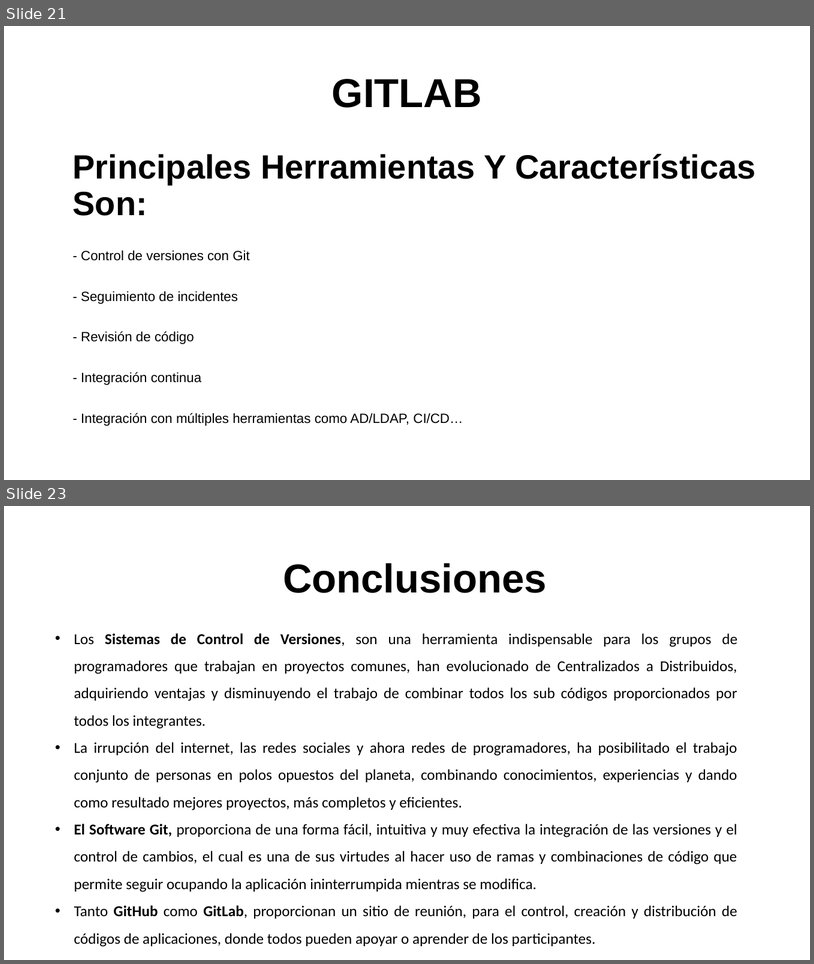
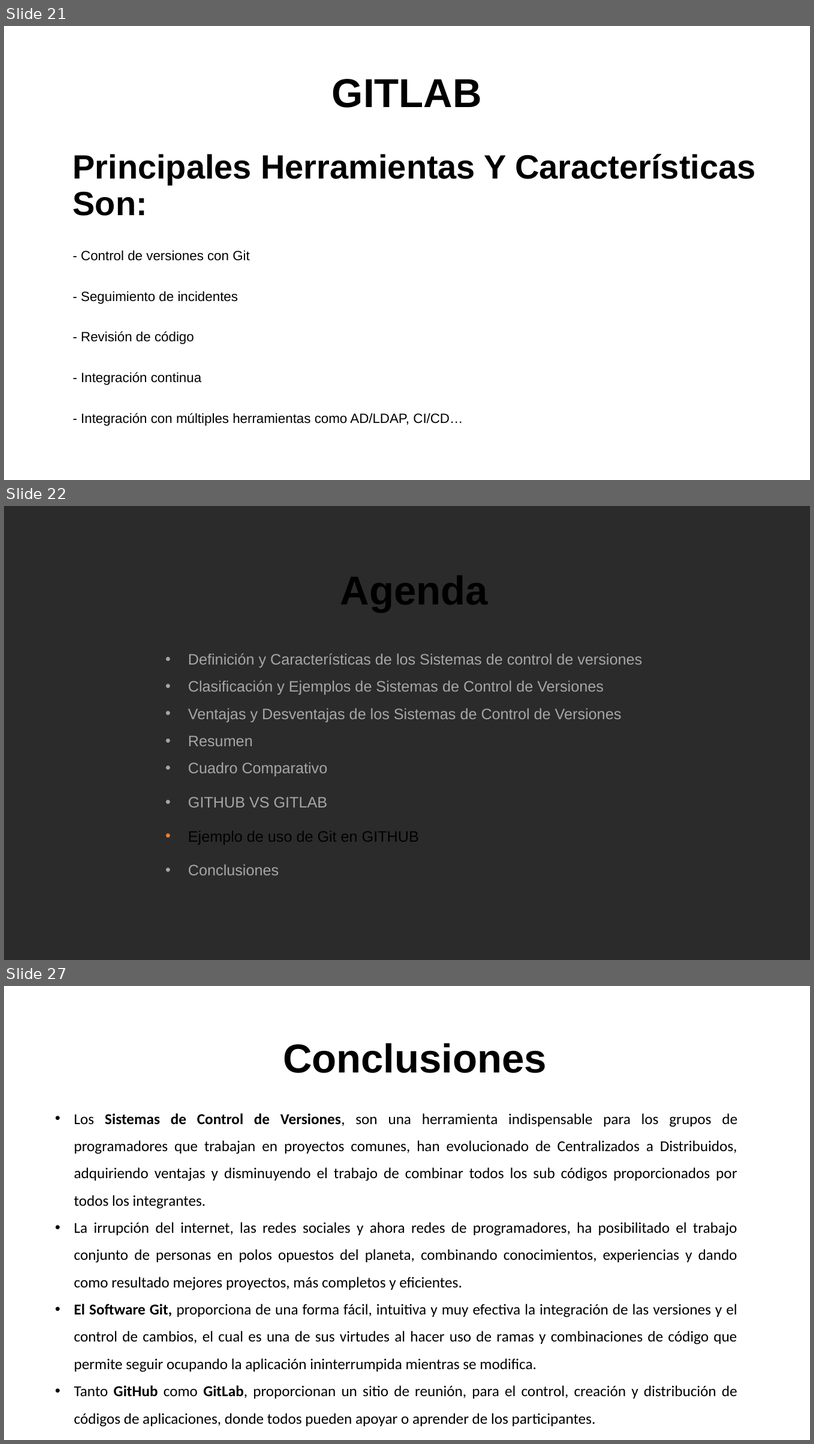
Before and after one commit to gs02009/TOO115, a slide deck: PRESENTACIÓN SISTEMAS DE CONTROL DE VERSIONES.pptx. Shown one above the other, each under a label of ours: slides 21 and 23 before the commit, slides 21, 22 and 27 after it; the slides between them are not shown. The pictures are 814x964 and 814x1444 pixels, drawn with LibreOffice and Linux fonts; fonts in the diff are those of the drawing; background and template pictures are left out; a plain dark background stands for a picture behind light text. Boxes give left, top, right and bottom in pixels: in the first picture for what was removed or moved away, otherwise in the second. Text is boxed around its words. In the diff, an @@ line names an element or a change of style, - is before the commit and + after.

Commit message:
Adicion de ejemplos en presentacion

```diff
--- a/PRESENTACIÓN SISTEMAS DE CONTROL DE VERSIONES.pptx
+++ b/PRESENTACIÓN SISTEMAS DE CONTROL DE VERSIONES.pptx
@@ slide 22 added at [4, 506, 810, 960], background picture (left out) @@
@@ text added at [341, 576, 488, 612], 48 pt, text #000000, bold @@
+Agenda
@@ text added at [188, 653, 642, 875], 18 pt, text #A6A6A6 @@
+• Definición y Características de los Sistemas de control de versiones
+• Clasificación y Ejemplos de Sistemas de Control de Versiones
+• Ventajas y Desventajas de los Sistemas de Control de Versiones
+• Resumen
+• Cuadro Comparativo
+• GITHUB VS GITLAB
+• Ejemplo de uso de Git en GITHUB
+• Conclusiones
@@ what was slide 23 is now slide 27 @@
```
Also in this commit, not shown: 7 slides changed, 3 other slides added, 10 other files.
